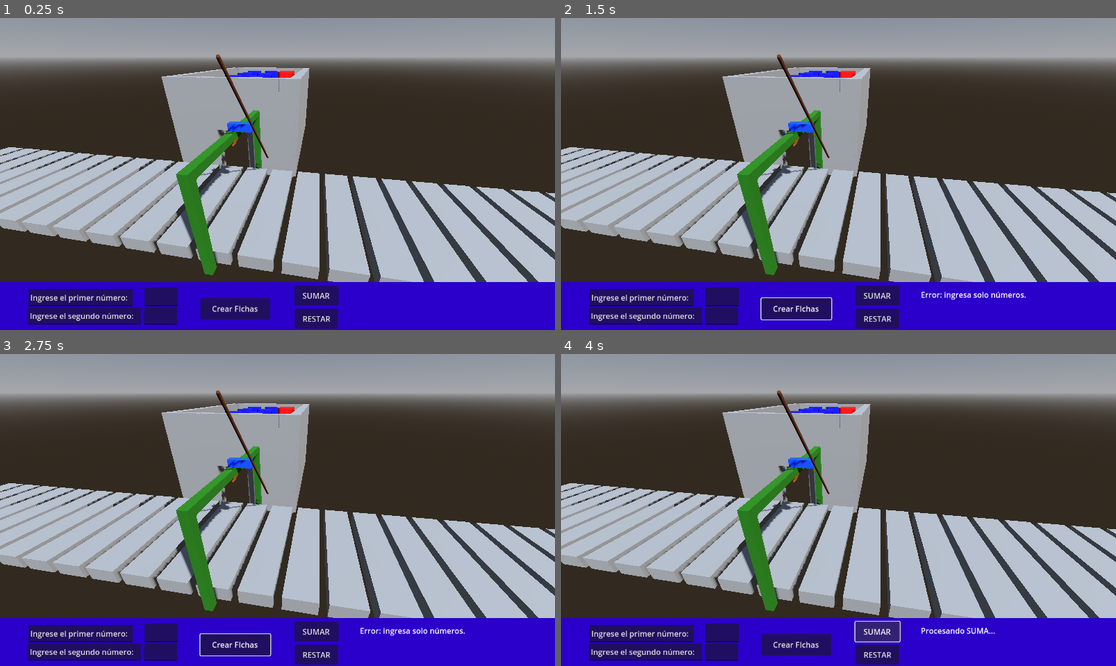
Above: before the commit, frames 1-4 (two rows, left to right).
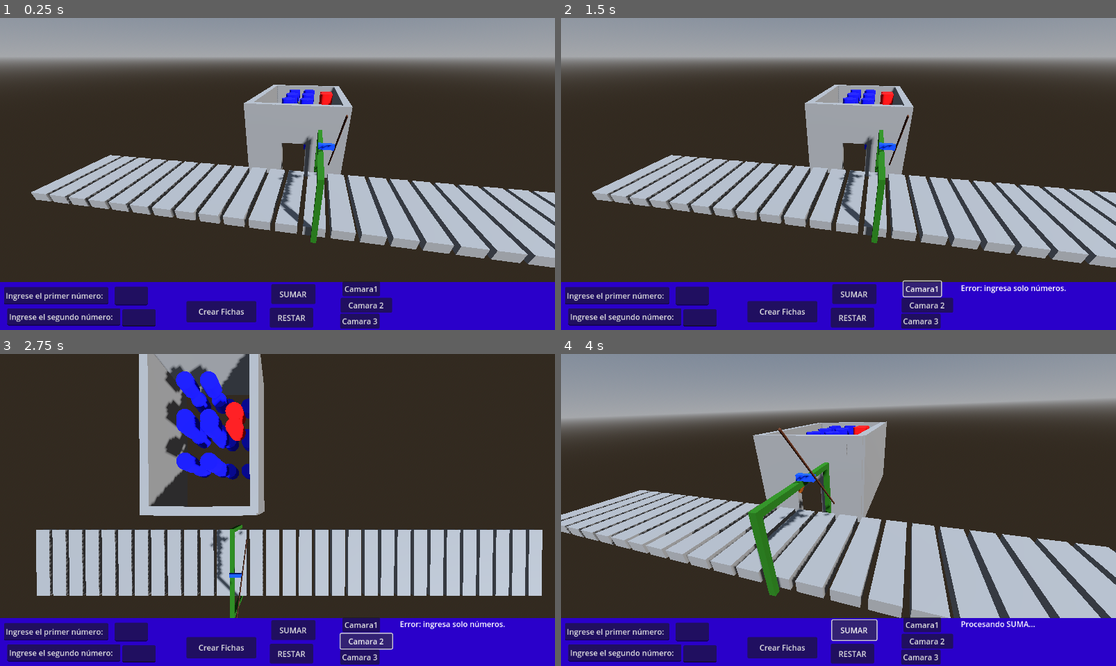
Above: after the commit, the same moments.

Repository: Leomax43/fundamentos
Game: Godot game, scene res://main.tscn
Same seed, same stepped clock (60 frames per second), same inputs: the game is played once before the commit and once after it.
Inputs (mouse positions are in pixels of both pictures, inside the frame that each line leads up to):
- Up to frame 1 (0.25 s): no input
- Up to frame 2 (1.5 s): click "Crear FIchas" (after the commit: "Crear Fichas") at 0.5 s; click (921, 289) at 1.25 s, where only the run after the commit has a clickable "Camara1"
- Up to frame 3 (2.75 s): click (366, 641) at 2 s, where only the run after the commit has a clickable "Camara 2"
- Up to frame 4 (4 s): click (921, 656) at 2.75 s, where only the run after the commit has a clickable "Camara 3"; click "SUMAR" at 3.5 s

The runs differ from the first frame. In frame 1, 34% of the frame differs, in the area x 0-100%, y 11-100%; in frame 2, 34%; in frame 3, 51%, in the area x 0-100%, y 0-100%; in frame 4, 34%.

Commit message:
3 camaras
3 camaras

Diff:
--- a/GameManager.gd
+++ b/GameManager.gd
@@ -6,7 +6,12 @@
 @onready var input_a = $InputA
 @onready var input_b = $InputB
 @onready var label_msg = $Mensaje
-
+@onready var cam_general = get_parent().get_node("Camera3D")
+@onready var cam_top = get_parent().get_node("CamaraTop")
+@onready var cam_detalle = get_parent().get_node("CamaraDetalle") # Opcional si la creaste
+@onready var btn_cam1 = $BtnCam1
+@onready var btn_cam2 = $BtnCam2
+@onready var btn_cam3 = $BtnCam3 # Opcional
 # Distancias y ajustes
 var inicio_cinta_x = 32.0
 var paso = 2.5
@@ -20,6 +25,16 @@
 	$BtnIniciarSuma.pressed.connect(func(): iniciar_maquina("SUMA"))
 	$BtnIniciarResta.pressed.connect(func(): iniciar_maquina("RESTA"))
 	cabezal.maquina_termino.connect(_on_maquina_termino)
+	btn_cam1.pressed.connect(func(): cambiar_camara(cam_general))
+	btn_cam2.pressed.connect(func(): cambiar_camara(cam_top))
+	btn_cam3.pressed.connect(func(): cambiar_camara(cam_detalle))
+
+
+
+func cambiar_camara(nueva_camara):
+	if nueva_camara:
+		nueva_camara.make_current()
+
 
 func crear_fichas():
 	var txt_a = input_a.text
--- a/main.tscn
+++ b/main.tscn
@@ -136,7 +136,13 @@
 [node name="Main" type="Node3D"]
 
 [node name="Camera3D" type="Camera3D" parent="."]
-transform = Transform3D(0.984808, -0.0868241, 0.150384, 0, 0.866025, 0.5, -0.173648, -0.492404, 0.852868, 37, 10, 12)
+transform = Transform3D(0.984808, -0.086824, 0.150384, 0, 0.866025, 0.5, -0.173648, -0.492404, 0.852868, 31.0844, 13.5042, 18.4309)
+
+[node name="CamaraTop" type="Camera3D" parent="."]
+transform = Transform3D(1, 0, 0, 0, -0.0111873, 0.999937, 0, -0.999937, -0.0111873, 37.7256, 31.3574, -8.40425)
+
+[node name="CamaraDetalle" type="Camera3D" parent="."]
+transform = Transform3D(0.950686, -0.110595, 0.289768, -0.033115, 0.892731, 0.449371, -0.308383, -0.436807, 0.845044, 39.7592, 10.9096, 13.6372)
 
 [node name="DirectionalLight3D" type="DirectionalLight3D" parent="."]
 transform = Transform3D(0.707107, -0.5, 0.5, 0, 0.707107, 0.707107, -0.707107, -0.5, 0.5, 30, 20, 25)
@@ -498,6 +504,21 @@
 
 [node name="IntroducirDatos" type="CanvasLayer" parent="."]
 script = ExtResource("2_0xm2m")
+
+[node name="Fondo2" type="ColorRect" parent="IntroducirDatos"]
+visible = false
+anchors_preset = -1
+anchor_top = 0.00958026
+anchor_right = 0.123264
+anchor_bottom = 1.0
+offset_left = 3.0
+offset_top = 1.79199
+offset_right = 3.0
+offset_bottom = 2.0
+grow_horizontal = 2
+grow_vertical = 0
+color = Color(0.164687, 5.77569e-07, 0.792493, 1)
+metadata/_edit_use_anchors_ = true
 
 [node name="Fondo" type="ColorRect" parent="IntroducirDatos"]
 anchors_preset = -1
@@ -516,10 +537,10 @@
 anchor_top = 0.856
 anchor_right = 0.299
 anchor_bottom = 0.917
-offset_left = 24.36
-offset_top = 5.31195
-offset_right = 24.552
-offset_bottom = 4.78394
+offset_left = -37.6402
+offset_top = 3.31201
+offset_right = -37.4482
+offset_bottom = 2.784
 metadata/_edit_use_anchors_ = true
 
 [node name="InputB" type="LineEdit" parent="IntroducirDatos"]
@@ -528,10 +549,10 @@
 anchor_top = 0.932
 anchor_right = 0.130597
 anchor_bottom = 0.988
-offset_left = 218.36
-offset_top = -2.93597
-offset_right = 217.552
-offset_bottom = -3.22394
+offset_left = 173.36
+offset_top = 1.06403
+offset_right = 172.552
+offset_bottom = 0.776062
 metadata/_edit_use_anchors_ = true
 
 [node name="BtnIniciarSuma" type="Button" parent="IntroducirDatos"]
@@ -540,10 +561,10 @@
 anchor_top = 0.889
 anchor_right = 0.464
 anchor_bottom = 0.952
-offset_left = 167.48
-offset_top = -20.072
-offset_right = 168.472
-offset_bottom = -19.896
+offset_left = 119.48
+offset_top = -23.072
+offset_right = 120.472
+offset_bottom = -22.896
 text = "SUMAR"
 metadata/_edit_use_anchors_ = true
 
@@ -553,10 +574,10 @@
 anchor_top = 0.89
 anchor_right = 0.576
 anchor_bottom = 0.954
-offset_left = 39.456
-offset_top = 27.28
-offset_right = 38.4479
-offset_bottom = 26.808
+offset_left = -12.544
+offset_top = 25.28
+offset_right = -13.5521
+offset_bottom = 24.808
 text = "RESTAR"
 metadata/_edit_use_anchors_ = true
 
@@ -564,35 +585,56 @@
 anchors_preset = -1
 anchor_left = 0.648
 anchor_top = 0.869
-anchor_right = 0.844
-anchor_bottom = 0.983
-offset_left = 0.504028
-offset_top = -0.112
-offset_right = -0.288025
-offset_bottom = 1.01599
+anchor_right = 0.924729
+anchor_bottom = 1.01541
+offset_left = 83.504
+offset_top = -14.112
+offset_right = 82.712
+offset_bottom = -12.984
 justification_flags = 195
 metadata/_edit_use_anchors_ = true
 
 [node name="BtnCrearFichas" type="Button" parent="IntroducirDatos"]
-offset_left = 416.0
-offset_top = 582.0
-offset_right = 561.0
-offset_bottom = 626.0
-text = "Crear FIchas"
+offset_left = 387.0
+offset_top = 588.0
+offset_right = 532.0
+offset_bottom = 632.0
+text = "Crear Fichas"
 
 [node name="TextEdit" type="TextEdit" parent="IntroducirDatos"]
-offset_left = 59.0
-offset_top = 563.0
-offset_right = 276.0
-offset_bottom = 599.0
+offset_left = 8.0
+offset_top = 559.0
+offset_right = 225.0
+offset_bottom = 595.0
 text = "Ingrese el primer número:"
 
 [node name="TextEdit2" type="TextEdit" parent="IntroducirDatos"]
-offset_left = 58.0
-offset_top = 601.0
-offset_right = 293.0
-offset_bottom = 637.0
+offset_left = 15.0
+offset_top = 603.0
+offset_right = 250.0
+offset_bottom = 639.0
 text = "Ingrese el segundo número:"
+
+[node name="BtnCam1" type="Button" parent="IntroducirDatos"]
+offset_left = 711.0
+offset_top = 547.0
+offset_right = 789.0
+offset_bottom = 578.0
+text = "Camara1"
+
+[node name="BtnCam2" type="Button" parent="IntroducirDatos"]
+offset_left = 707.0
+offset_top = 581.0
+offset_right = 814.0
+offset_bottom = 612.0
+text = "Camara 2"
+
+[node name="BtnCam3" type="Button" parent="IntroducirDatos"]
+offset_left = 706.0
+offset_top = 614.0
+offset_right = 788.0
+offset_bottom = 645.0
+text = "Camara 3"
 
 [node name="WorldEnvironment" type="WorldEnvironment" parent="."]
 environment = SubResource("Environment_0xm2m")
